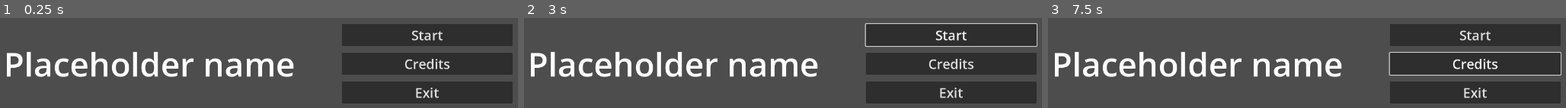
Above: before the commit, frames 1-3 (left to right).
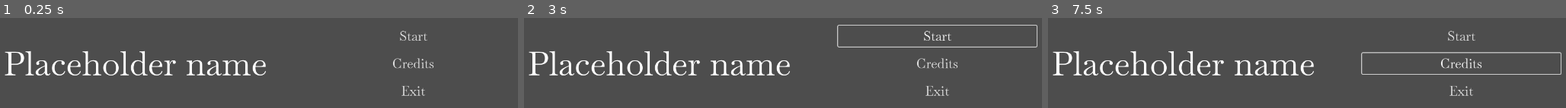
Above: after the commit, the same moments.

Repository: FloresCaetano/GGJ
Game: Godot game, scene res://main_screen/scenes/main_screen.tscn
Two runs of this game, one before a commit and one after it. Both use one fixed random seed, a clock stepped at 60 frames per second and the inputs below. This scene is started directly instead of the project's main scene.
Inputs (mouse positions are in pixels of both pictures, inside the frame that each line leads up to):
- Up to frame 1 (0.25 s): no input
- Up to frame 2 (3 s): click (938, 63) at 0.5 s, where only the run after the commit has a clickable "Credits"; click (938, 36) at 1.25 s, where only the run after the commit has a clickable "Start"; click (938, 36) at 2 s, where only the run after the commit has a clickable "Start"; tap Enter (ui_accept) at 2.75 s; move the mouse to (896, 46) at 2.77 s; press the mouse at (896, 46) at 2.78 s; hold Right (ui_right) from 2.78 s (still down)
- Up to frame 3 (7.5 s): tap Enter (ui_accept) at 3.02, 3.5, 4.25, 5, 5.75, 6.02, 6.5 s; release Right (ui_right) at 3.5 s; release the mouse at (1420, 46) at 3.5 s; drag from (1167, 81) to (outside the picture) at 3.52 s; move the mouse to (outside the picture) at 4.27 s; press the mouse at (outside the picture) at 4.28 s; hold Right (ui_right) 4.28-5 s; release the mouse at (outside the picture) at 5 s; drag from (outside the picture) to (outside the picture) at 5.02 s; move the mouse to (outside the picture) at 5.77 s; press the mouse at (outside the picture) at 5.78 s; hold Left (ui_left) 5.78-6.5 s; release the mouse at (outside the picture) at 6.5 s; drag from (outside the picture) to (outside the picture) at 6.52 s; move the mouse to (1317, 63) at 7.27 s; press the mouse at (1317, 63) at 7.28 s; hold Down (ui_down) from 7.28 s (still down)

The runs differ from the first frame. In frame 1, 30% of the frame differs, in the area x 0-99%, y 6-95%; in frame 2, 32%, in the area x 0-100%, y 5-95%; in frame 3, 31%.

Commit message:
[state_machine] Add the statemachine for the transition

Diff:
--- a/core/GAMEMANAGER.gd
+++ b/core/GAMEMANAGER.gd
@@ -1,4 +1,9 @@
 extends Node
+
+const STATE_MAIN_MENU: String = "MAIN_MENU"
+const STATE_GAMEPLAY: String = "STATE_GAMEPLAY"
+const STATE_CREDITS: String = "CREDITS"
+const STATE_EXIT: String = "EXIT"
 
 var selected_mask: MaskItem = null
 
--- /dev/null
+++ b/core/playground/playground.tscn
@@ -0,0 +1,203 @@
+[gd_scene format=3 uid="uid://cyb1qd2q7m71q"]
+
+[ext_resource type="Script" uid="uid://4ni2mcn0rp6a" path="res://core/scripts/state_manager.gd" id="1_jyv4i"]
+[ext_resource type="Script" uid="uid://6teh2coj8oyo" path="res://core/playground/scripts/states/main_menu_state.gd" id="1_kb0p5"]
+[ext_resource type="Script" uid="uid://dmtus46hgla8h" path="res://core/playground/scripts/states/gameplay_state.gd" id="2_dop8w"]
+[ext_resource type="Script" uid="uid://7g4x0v0nm52x" path="res://core/playground/scripts/states/credits_state.gd" id="3_il2b1"]
+[ext_resource type="Script" uid="uid://bpf2ajr66pkgb" path="res://core/playground/scripts/states/exit_state.gd" id="4_il2b1"]
+[ext_resource type="Script" uid="uid://b4niyet07y3o" path="res://core/playground/scripts/orchestrators/main_menu_orchestrator.gd" id="6_7stwk"]
+[ext_resource type="PackedScene" uid="uid://dj1f8fqjvow60" path="res://main_screen/scenes/main_screen.tscn" id="6_c2qv1"]
+[ext_resource type="PackedScene" uid="uid://wjup2mbm681b" path="res://main_screen/scenes/main_screen_audio.tscn" id="7_7stwk"]
+[ext_resource type="PackedScene" uid="uid://da8tua68yn2j8" path="res://core/transitions/fade.tscn" id="8_xmhwn"]
+[ext_resource type="Script" uid="uid://bat1fil62dv6j" path="res://core/playground/scripts/orchestrators/gamepay_orchestrator.gd" id="10_3l0tc"]
+
+[sub_resource type="Animation" id="Animation_3l0tc"]
+length = 0.001
+tracks/0/type = "value"
+tracks/0/imported = false
+tracks/0/enabled = true
+tracks/0/path = NodePath("MainScreen:process_mode")
+tracks/0/interp = 1
+tracks/0/loop_wrap = true
+tracks/0/keys = {
+"times": PackedFloat32Array(0.0009999999),
+"transitions": PackedFloat32Array(1),
+"update": 1,
+"values": [0]
+}
+tracks/1/type = "value"
+tracks/1/imported = false
+tracks/1/enabled = true
+tracks/1/path = NodePath("MainScreen:visible")
+tracks/1/interp = 1
+tracks/1/loop_wrap = true
+tracks/1/keys = {
+"times": PackedFloat32Array(0.0009999999),
+"transitions": PackedFloat32Array(1),
+"update": 1,
+"values": [true]
+}
+tracks/2/type = "value"
+tracks/2/imported = false
+tracks/2/enabled = true
+tracks/2/path = NodePath("MainScreenAudio:volume_db")
+tracks/2/interp = 1
+tracks/2/loop_wrap = true
+tracks/2/keys = {
+"times": PackedFloat32Array(0),
+"transitions": PackedFloat32Array(1),
+"update": 0,
+"values": [20.0]
+}
+tracks/3/type = "value"
+tracks/3/imported = false
+tracks/3/enabled = true
+tracks/3/path = NodePath("MainScreenAudio:playing")
+tracks/3/interp = 1
+tracks/3/loop_wrap = true
+tracks/3/keys = {
+"times": PackedFloat32Array(0),
+"transitions": PackedFloat32Array(1),
+"update": 1,
+"values": [true]
+}
+
+[sub_resource type="AnimationLibrary" id="AnimationLibrary_3l0tc"]
+_data = {
+&"RESET": SubResource("Animation_3l0tc")
+}
+
+[sub_resource type="Animation" id="Animation_xmhwn"]
+resource_name = "on_exit"
+length = 0.5
+tracks/0/type = "value"
+tracks/0/imported = false
+tracks/0/enabled = true
+tracks/0/path = NodePath("MainScreen:visible")
+tracks/0/interp = 1
+tracks/0/loop_wrap = true
+tracks/0/keys = {
+"times": PackedFloat32Array(0, 0.5),
+"transitions": PackedFloat32Array(1, 1),
+"update": 1,
+"values": [true, false]
+}
+tracks/1/type = "value"
+tracks/1/imported = false
+tracks/1/enabled = true
+tracks/1/path = NodePath("MainScreen:process_mode")
+tracks/1/interp = 1
+tracks/1/loop_wrap = true
+tracks/1/keys = {
+"times": PackedFloat32Array(0, 0.01),
+"transitions": PackedFloat32Array(1, 1),
+"update": 1,
+"values": [0, 4]
+}
+tracks/2/type = "value"
+tracks/2/imported = false
+tracks/2/enabled = true
+tracks/2/path = NodePath("MainScreenAudio:volume_db")
+tracks/2/interp = 1
+tracks/2/loop_wrap = true
+tracks/2/keys = {
+"times": PackedFloat32Array(0, 0.5),
+"transitions": PackedFloat32Array(1, 1),
+"update": 0,
+"values": [20.0, 0.0]
+}
+tracks/3/type = "value"
+tracks/3/imported = false
+tracks/3/enabled = true
+tracks/3/path = NodePath("MainScreenAudio:playing")
+tracks/3/interp = 1
+tracks/3/loop_wrap = true
+tracks/3/keys = {
+"times": PackedFloat32Array(0, 0.5),
+"transitions": PackedFloat32Array(1, 1),
+"update": 1,
+"values": [true, false]
+}
+tracks/4/type = "method"
+tracks/4/imported = false
+tracks/4/enabled = true
+tracks/4/path = NodePath("Fade")
+tracks/4/interp = 1
+tracks/4/loop_wrap = true
+tracks/4/keys = {
+"times": PackedFloat32Array(0),
+"transitions": PackedFloat32Array(1),
+"values": [{
+"args": [],
+"method": &"fade_out"
+}]
+}
+
+[sub_resource type="AnimationLibrary" id="AnimationLibrary_phtaf"]
+_data = {
+&"on_exit": SubResource("Animation_xmhwn")
+}
+
+[sub_resource type="Animation" id="Animation_phtaf"]
+resource_name = "begin"
+length = 0.5
+tracks/0/type = "method"
+tracks/0/imported = false
+tracks/0/enabled = true
+tracks/0/path = NodePath("Fade")
+tracks/0/interp = 1
+tracks/0/loop_wrap = true
+tracks/0/keys = {
+"times": PackedFloat32Array(0.2),
+"transitions": PackedFloat32Array(1),
+"values": [{
+"args": [],
+"method": &"fade_in"
+}]
+}
+
+[sub_resource type="AnimationLibrary" id="AnimationLibrary_gvld1"]
+_data = {
+&"begin": SubResource("Animation_phtaf")
+}
+
+[node name="Playground" type="Node2D" unique_id=1428515191]
+
+[node name="SceneStateMachine" type="Node" parent="." unique_id=1534501946]
+script = ExtResource("1_jyv4i")
+
+[node name="MainMenu" type="Node" parent="SceneStateMachine" unique_id=1284853233 node_paths=PackedStringArray("main_menu")]
+script = ExtResource("1_kb0p5")
+main_menu = NodePath("../../MainMenu")
+
+[node name="Gameplay" type="Node" parent="SceneStateMachine" unique_id=1345145289 node_paths=PackedStringArray("gameplay")]
+script = ExtResource("2_dop8w")
+gameplay = NodePath("../../Gamepay")
+
+[node name="Credits" type="Node" parent="SceneStateMachine" unique_id=300879925]
+script = ExtResource("3_il2b1")
+
+[node name="Exit" type="Node" parent="SceneStateMachine" unique_id=180176799]
+script = ExtResource("4_il2b1")
+
+[node name="MainMenu" type="Node" parent="." unique_id=1320909138]
+script = ExtResource("6_7stwk")
+
+[node name="MainScreen" parent="MainMenu" unique_id=296631412 instance=ExtResource("6_c2qv1")]
+
+[node name="Fade" parent="MainMenu" unique_id=702075131 instance=ExtResource("8_xmhwn")]
+
+[node name="MainScreenAudio" parent="MainMenu" unique_id=57198389 instance=ExtResource("7_7stwk")]
+
+[node name="AnimationPlayer" type="AnimationPlayer" parent="MainMenu" unique_id=1419521184]
+libraries/ = SubResource("AnimationLibrary_3l0tc")
+libraries/main_menu = SubResource("AnimationLibrary_phtaf")
+autoplay = &"RESET"
+
+[node name="Gamepay" type="Node2D" parent="." unique_id=1420662411]
+script = ExtResource("10_3l0tc")
+
+[node name="Fade" parent="Gamepay" unique_id=1691192649 instance=ExtResource("8_xmhwn")]
+
+[node name="AnimationPlayer" type="AnimationPlayer" parent="Gamepay" unique_id=81542710]
+libraries/gameplay_manager = SubResource("AnimationLibrary_gvld1")
--- /dev/null
+++ b/core/playground/scripts/orchestrators/gamepay_orchestrator.gd
@@ -0,0 +1,15 @@
+extends Node
+
+class_name GameplayOrchestrator
+
+@export var begin_animation: String = "gameplay_manager/begin"
+
+@onready var anim: AnimationPlayer = $AnimationPlayer
+
+func start_gameplay() -> void:
+    print(begin_animation)
+    anim.play(begin_animation)
+    pass
+
+func end_gameplay() -> void:
+    pass
--- /dev/null
+++ b/core/playground/scripts/orchestrators/main_menu_orchestrator.gd
@@ -0,0 +1,28 @@
+class_name MainMenuOrchestrator extends Node
+
+@export var on_exit_animation: String = "main_menu/on_exit"
+
+@onready var anim: AnimationPlayer = $AnimationPlayer
+@onready var menu: MainScreen = $MainScreen
+
+signal on_button_clicked(event: String)
+
+const EVENT_GAME: String = "game"
+const EVENT_CREDIT: String = "credits"
+const EVENT_EXIT: String = "exit"
+
+func _ready() -> void:
+	menu.on_game.connect(_game_start)
+
+
+func _game_start() -> void:
+	on_button_clicked.emit(EVENT_GAME)
+
+func _credit_start() -> void:
+	on_button_clicked.emit(EVENT_CREDIT)
+
+func _exit_start() -> void:
+	on_button_clicked.emit(EVENT_EXIT)
+
+func close_menu() -> void:
+	anim.play(on_exit_animation)
--- /dev/null
+++ b/core/playground/scripts/states/credits_state.gd
@@ -0,0 +1,13 @@
+extends Node
+
+func get_state() -> String:
+	return GAMEMANAGER.STATE_CREDITS
+
+func update(_delta: float) -> void:
+	pass
+
+func enter_state() -> void:
+	pass
+
+func exit_state() -> void:
+	pass
--- /dev/null
+++ b/core/playground/scripts/states/exit_state.gd
@@ -0,0 +1,13 @@
+extends Node
+
+func get_state() -> String:
+	return GAMEMANAGER.STATE_EXIT
+
+func update(_delta: float) -> void:
+	pass
+
+func enter_state() -> void:
+	pass
+
+func exit_state() -> void:
+	pass
--- /dev/null
+++ b/core/playground/scripts/states/gameplay_state.gd
@@ -0,0 +1,17 @@
+extends StateMachine
+
+@export var gameplay: GameplayOrchestrator
+
+func get_state() -> String:
+	return GAMEMANAGER.STATE_GAMEPLAY
+
+func update(_delta: float) -> void:
+	pass
+
+func enter_state() -> void:
+	gameplay.start_gameplay()
+	pass
+
+func exit_state() -> void:
+	gameplay.end_gameplay()
+	pass
--- /dev/null
+++ b/core/playground/scripts/states/main_menu_state.gd
@@ -0,0 +1,31 @@
+extends StateMachine
+
+@export var main_menu: MainMenuOrchestrator
+
+func _ready() -> void:
+	super._ready()
+	main_menu.on_button_clicked.connect(_on_button_clicked_event)
+
+func _on_button_clicked_event(event: String) -> void:
+	match event:
+		main_menu.EVENT_GAME:
+			_set_next_transition(GAMEMANAGER.STATE_GAMEPLAY)
+		main_menu.EVENT_CREDIT:
+			_set_next_transition(GAMEMANAGER.STATE_CREDITS)
+		main_menu.EVENT_EXIT:
+			_set_next_transition(GAMEMANAGER.STATE_EXIT)
+		var _default:
+			_set_next_transition(get_state())
+
+func update(_delta: float) -> void:
+	pass
+
+func get_state() -> String:
+	return GAMEMANAGER.STATE_MAIN_MENU
+
+func enter_state() -> void:
+	pass
+
+func exit_state() -> void:
+	_next_transition = get_state()
+	main_menu.close_menu()
--- /dev/null
+++ b/core/scripts/state_machine.gd
@@ -0,0 +1,25 @@
+@abstract
+class_name StateMachine extends Node
+
+func _ready() -> void:
+    _next_transition = get_state()
+
+var next_transition: String:
+    get:
+        return _next_transition
+
+var _next_transition: String = ""
+
+func _set_next_transition(state: String) -> void:
+    _next_transition = state
+
+@abstract func update(delta: float) -> void
+
+@abstract func get_state() -> String
+
+@abstract func enter_state() -> void
+
+@abstract func exit_state() -> void
+
+func transition_to() -> String:
+    return _next_transition
--- /dev/null
+++ b/core/scripts/state_manager.gd
@@ -0,0 +1,30 @@
+class_name StateManager extends Node
+
+var states: Dictionary[String, StateMachine] = {}
+var current_state: String = ""
+
+var is_transitioning: bool = false
+
+func _ready() -> void:
+	var children = get_children()
+	for child in children:
+		if child is StateMachine:
+			if current_state == "":
+				current_state = child.get_state()
+			states[child.get_state()] = child
+
+func _process(delta: float) -> void:
+	var next_state: String = states[current_state].transition_to()
+	if !is_transitioning && next_state == current_state:
+		states[current_state].update(delta)
+	elif !is_transitioning:
+		_transition_to_state(next_state)
+
+func _transition_to_state(new_state: String) -> void:
+	is_transitioning = true
+
+	states[current_state].exit_state()
+	current_state = states[new_state].get_state()
+	states[current_state].enter_state()
+
+	is_transitioning = false
--- a/core/test_scene.tscn
+++ b/core/test_scene.tscn
@@ -174,8 +174,8 @@
 position = Vector2(1040, 305)
 speed = 250.0
 
-[node name="Interactor" parent="Player" index="3" unique_id=961792964 node_paths=PackedStringArray("dialog_system")]
-dialog_system = NodePath("../../DialogSystem")
+[node name="Interactor" parent="Player" index="3" unique_id=961792964]
+interaction_group = null
 
 [node name="Inventory" type="VSplitContainer" parent="." unique_id=581429075]
 custom_minimum_size = Vector2(1366, 768)
--- /dev/null
+++ b/core/transitions/fade.gd
@@ -0,0 +1,23 @@
+class_name Fade extends CanvasLayer
+
+@export var fade_in_animation: String = "transition/fade_in"
+@export var fade_out_animation: String = "transition/fade_out"
+
+@onready var color_rect: ColorRect = $ColorRect
+@onready var anim: AnimationPlayer = $AnimationPlayer
+
+func _ready() -> void:
+	color_rect.visible = false
+	anim.animation_finished.connect(_on_animation_finished)
+
+func fade_in() -> void:
+	color_rect.visible = true
+	anim.play(fade_in_animation)
+
+func fade_out() -> void:
+	color_rect.visible = true
+	anim.play(fade_out_animation)
+
+
+func _on_animation_finished(_anim_name: String) -> void:
+	color_rect.visible = false
--- /dev/null
+++ b/core/transitions/fade.tscn
@@ -0,0 +1,82 @@
+[gd_scene format=3 uid="uid://da8tua68yn2j8"]
+
+[ext_resource type="Script" uid="uid://bu6pftg2k75qj" path="res://core/transitions/fade.gd" id="1_hr8cw"]
+
+[sub_resource type="Animation" id="Animation_3l0tc"]
+length = 0.5
+tracks/0/type = "value"
+tracks/0/imported = false
+tracks/0/enabled = true
+tracks/0/path = NodePath("Fade/ColorRect:modulate")
+tracks/0/interp = 1
+tracks/0/loop_wrap = true
+tracks/0/keys = {
+"times": PackedFloat32Array(0),
+"transitions": PackedFloat32Array(1),
+"update": 0,
+"values": [Color(1, 1, 1, 0)]
+}
+
+[sub_resource type="AnimationLibrary" id="AnimationLibrary_xmhwn"]
+_data = {
+&"RESET": SubResource("Animation_3l0tc")
+}
+
+[sub_resource type="Animation" id="Animation_7stwk"]
+resource_name = "fade_in"
+length = 0.5
+tracks/0/type = "value"
+tracks/0/imported = false
+tracks/0/enabled = true
+tracks/0/path = NodePath("Fade/ColorRect:modulate")
+tracks/0/interp = 1
+tracks/0/loop_wrap = true
+tracks/0/keys = {
+"times": PackedFloat32Array(0, 0.5),
+"transitions": PackedFloat32Array(1, 1),
+"update": 0,
+"values": [Color(1, 1, 1, 1), Color(1, 1, 1, 0)]
+}
+
+[sub_resource type="Animation" id="Animation_xmhwn"]
+resource_name = "fade_out"
+length = 0.5
+tracks/0/type = "value"
+tracks/0/imported = false
+tracks/0/enabled = true
+tracks/0/path = NodePath("Fade/ColorRect:modulate")
+tracks/0/interp = 1
+tracks/0/loop_wrap = true
+tracks/0/keys = {
+"times": PackedFloat32Array(0, 0.5),
+"transitions": PackedFloat32Array(1, 1),
+"update": 0,
+"values": [Color(1, 1, 1, 0), Color(1, 1, 1, 1)]
+}
+
+[sub_resource type="AnimationLibrary" id="AnimationLibrary_3l0tc"]
+_data = {
+&"fade_in": SubResource("Animation_7stwk"),
+&"fade_out": SubResource("Animation_xmhwn")
+}
+
+[node name="Fade" type="CanvasLayer" unique_id=702075131]
+script = ExtResource("1_hr8cw")
+fade_in_animation = "transition/fade_in"
+fade_out_animation = "transition/fade_out"
+
+[node name="ColorRect" type="ColorRect" parent="." unique_id=1291634171]
+modulate = Color(1, 1, 1, 0)
+anchors_preset = 15
+anchor_right = 1.0
+anchor_bottom = 1.0
+offset_left = -1.0
+offset_right = -1.0
+grow_horizontal = 2
+grow_vertical = 2
+color = Color(0, 0, 0, 1)
+
+[node name="AnimationPlayer" type="AnimationPlayer" parent="." unique_id=665636353]
+root_node = NodePath("../..")
+libraries/ = SubResource("AnimationLibrary_xmhwn")
+libraries/transition = SubResource("AnimationLibrary_3l0tc")
--- a/main_screen/assets/backdrop.gdshader
+++ /dev/null
@@ -1,13 +0,0 @@
-shader_type canvas_item;
-
-uniform sampler2D screen_texture : hint_screen_texture, filter_linear_mipmap;
-uniform float amount: hint_range(0.0, 5.0);
-
-void fragment() {
-	COLOR.rgb = textureLod(screen_texture, SCREEN_UV, amount).rgb;
-}
-
-//void light() {
-//	// Called for every pixel for every light affecting the CanvasItem.
-//	// Uncomment to replace the default light processing function with this one.
-//}
--- a/main_screen/scenes/main_screen.tscn
+++ b/main_screen/scenes/main_screen.tscn
@@ -1,11 +1,7 @@
 [gd_scene format=3 uid="uid://dj1f8fqjvow60"]
 
 [ext_resource type="Script" uid="uid://kqlusuoawsud" path="res://main_screen/scripts/main_screen.gd" id="1_thusc"]
-[ext_resource type="Shader" uid="uid://c7ikyf3a1i7u" path="res://main_screen/assets/backdrop.gdshader" id="2_rb0mj"]
-
-[sub_resource type="ShaderMaterial" id="ShaderMaterial_mvp8u"]
-shader = ExtResource("2_rb0mj")
-shader_parameter/amount = 3.0000001425
+[ext_resource type="FontFile" uid="uid://pbp6l3vlmc73" path="res://shared/Fonts/Baskervville-VariableFont_wght.ttf" id="2_rb0mj"]
 
 [sub_resource type="StyleBoxEmpty" id="StyleBoxEmpty_rb0mj"]
 
@@ -13,7 +9,6 @@
 font_size = 75
 
 [node name="MainScreen" type="Control" unique_id=296631412]
-process_mode = 2
 layout_mode = 3
 anchors_preset = 15
 anchor_right = 1.0
@@ -21,17 +16,6 @@
 grow_horizontal = 2
 grow_vertical = 2
 script = ExtResource("1_thusc")
-
-[node name="Blur" type="ColorRect" parent="." unique_id=824264957]
-material = SubResource("ShaderMaterial_mvp8u")
-layout_mode = 1
-anchors_preset = 15
-anchor_right = 1.0
-anchor_bottom = 1.0
-offset_top = -2.0
-offset_bottom = -2.0
-grow_horizontal = 2
-grow_vertical = 2
 
 [node name="Panel" type="Panel" parent="." unique_id=1148554208]
 layout_mode = 1
@@ -63,13 +47,15 @@
 
 [node name="MarginContainer" type="MarginContainer" parent="Panel/Container/BoxContainer" unique_id=995517687]
 layout_mode = 2
+size_flags_horizontal = 3
 theme_override_constants/margin_left = 75
 theme_override_constants/margin_right = 75
 
-[node name="Label" type="Label" parent="Panel/Container/BoxContainer/MarginContainer" unique_id=911612316]
+[node name="Title" type="Label" parent="Panel/Container/BoxContainer/MarginContainer" unique_id=911612316]
 layout_mode = 2
 size_flags_horizontal = 3
 size_flags_vertical = 1
+theme_override_fonts/font = ExtResource("2_rb0mj")
 text = "Placeholder name"
 label_settings = SubResource("LabelSettings_ltw2h")
 horizontal_alignment = 1
@@ -83,19 +69,25 @@
 
 [node name="Start" type="Button" parent="Panel/Container/BoxContainer/VBoxContainer" unique_id=931624848]
 layout_mode = 2
+theme_override_fonts/font = ExtResource("2_rb0mj")
 theme_override_font_sizes/font_size = 30
 text = "Start
 "
+flat = true
 
 [node name="Credits" type="Button" parent="Panel/Container/BoxContainer/VBoxContainer" unique_id=1446110195]
 layout_mode = 2
+theme_override_fonts/font = ExtResource("2_rb0mj")
 theme_override_font_sizes/font_size = 30
 text = "Credits"
+flat = true
 
 [node name="Exit" type="Button" parent="Panel/Container/BoxContainer/VBoxContainer" unique_id=1514888238]
 layout_mode = 2
+theme_override_fonts/font = ExtResource("2_rb0mj")
 theme_override_font_sizes/font_size = 30
 text = "Exit"
+flat = true
 
 [connection signal="pressed" from="Panel/Container/BoxContainer/VBoxContainer/Start" to="." method="_on_start_pressed"]
 [connection signal="pressed" from="Panel/Container/BoxContainer/VBoxContainer/Credits" to="." method="_on_credits_pressed"]
--- a/main_screen/scenes/main_screen_audio.tscn
+++ b/main_screen/scenes/main_screen_audio.tscn
@@ -3,7 +3,7 @@
 [ext_resource type="AudioStream" uid="uid://c2tygp7ddnlf6" path="res://main_screen/assets/main_screen_audio.mp3" id="1_vuhci"]
 
 [node name="MainScreenAudio" type="AudioStreamPlayer2D" unique_id=57198389]
-process_mode = 2
 stream = ExtResource("1_vuhci")
 volume_db = 20.0
 autoplay = true
+parameters/looping = true
--- a/main_screen/scripts/main_screen.gd
+++ b/main_screen/scripts/main_screen.gd
@@ -2,19 +2,15 @@
 
 class_name MainScreen
 
-signal on_game_start
-signal on_credits_start
-
-@onready var blur_material: Material = $Blur.material
+signal on_game
+signal on_credits
+signal on_exit
 
 func _on_start_pressed() -> void:
-    on_game_start.emit()
+    on_game.emit()
 
 func _on_credits_pressed() -> void:
-    on_credits_start.emit()
+    on_credits.emit()
 
 func _on_exit_pressed() -> void:
-    get_tree().quit()
-
-func unblur() -> void:
-    blur_material.set_shader_parameter("amount", 0)
+    on_exit.emit()
--- a/project.godot
+++ b/project.godot
@@ -11,7 +11,7 @@
 [application]
 
 config/name="GGJ"
-run/main_scene="uid://is8sctqx0pne"
+run/main_scene="uid://cyb1qd2q7m71q"
 config/features=PackedStringArray("4.6", "Forward Plus")
 config/icon="res://icon.svg"
 
Not shown, added: core/playground/scripts/orchestrators/gamepay_orchestrator.gd.uid
Not shown, added: core/playground/scripts/orchestrators/main_menu_orchestrator.gd.uid
Not shown, added: core/playground/scripts/states/credits_state.gd.uid
Not shown, added: core/playground/scripts/states/exit_state.gd.uid
Not shown, added: core/playground/scripts/states/gameplay_state.gd.uid
Not shown, added: core/playground/scripts/states/main_menu_state.gd.uid
Not shown, added: core/scripts/state_machine.gd.uid
Not shown, added: core/scripts/state_manager.gd.uid
Not shown, added: core/transitions/fade.gd.uid
Not shown, removed: main_screen/assets/backdrop.gdshader.uid
Not shown, added: core/playground/playground.tscn1025627246.tmp
Not shown, added: core/playground/playground.tscn1035311299.tmp
(and 3 more such lines)
